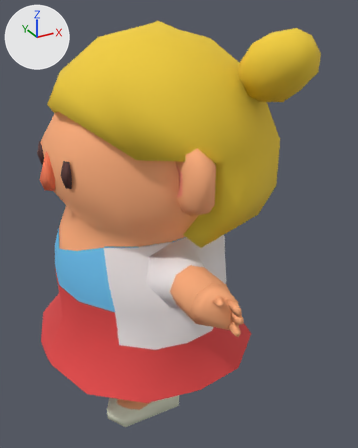
Renders of the FBX model Assets/Models/kris/characters/KidGirl.fbx from each side of a commit.
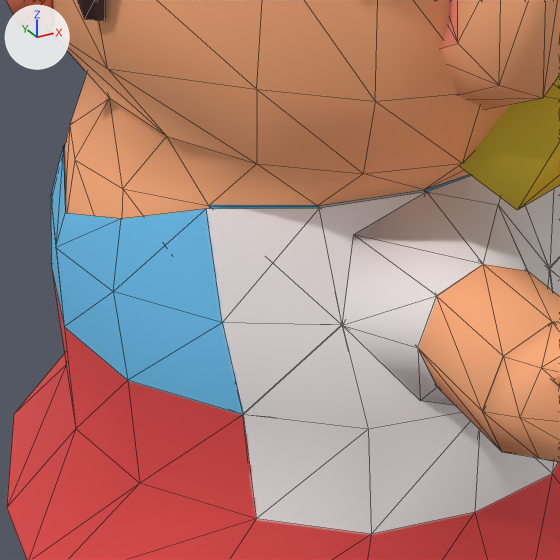
There are two pictures of each version: one whole from a 50 mm camera at (-0.217, -0.488, 0.5) aimed at (0.044, -0.014, 0.263), one close up on the part from 11% to 60% of the width and 41% to 80% of the height. The axes (+X, +Y, +Z) are drawn at upper left. The lights are the same throughout. The close-ups show mesh edges as thin lines. Where no turn or scale is listed for an object, it has been applied to the vertices. Vertices at the same position are counted once.

Names of what the first close-up shows: 'Body'.
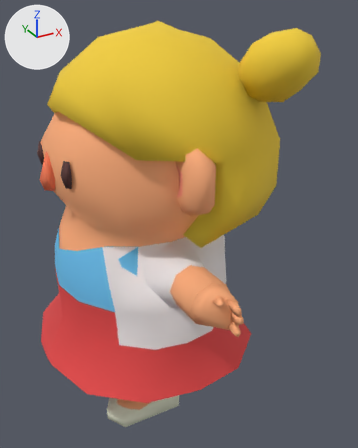
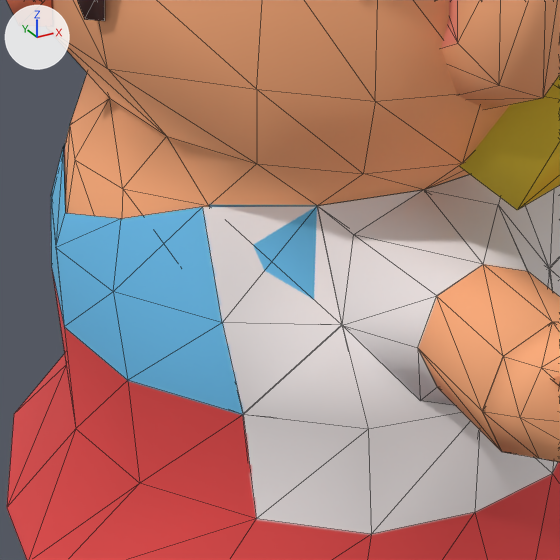
Where the change shows, as pixel boxes [x1, y1, x2, y2] in the close-ups (560 x 560 px):
part 1 of me_mesh, cut back
    before: [113, 176, 524, 352]
    after: [113, 175, 500, 325]

What the commit changed:
me_mesh is used by ob_body; location (0.0005, 0.0003, 0.2214).
me_mesh had 736 vertices, 1316 faces and spanned x -0.127..0.158, y -0.195..0.203, z -0.166..0.263.
me_mesh now has 721 vertices, 1276 faces and spans x -0.127..0.158, y -0.195..0.203, z -0.166..0.263.
Part 1, on me_mesh:
10 vertices are removed from x -0.035..0.022, y -0.088..-0.072, z 0.003..0.055.
29 faces are deleted.
1 vertex moves from x -0.067, y -0.057, z 0.055 to x -0.067, y -0.055, z 0.055.
3 vertices are added at (0.0, -0.078, 0.055), (-0.035, -0.072, 0.055), (0.0, -0.078, 0.055).
9 new faces join them.
